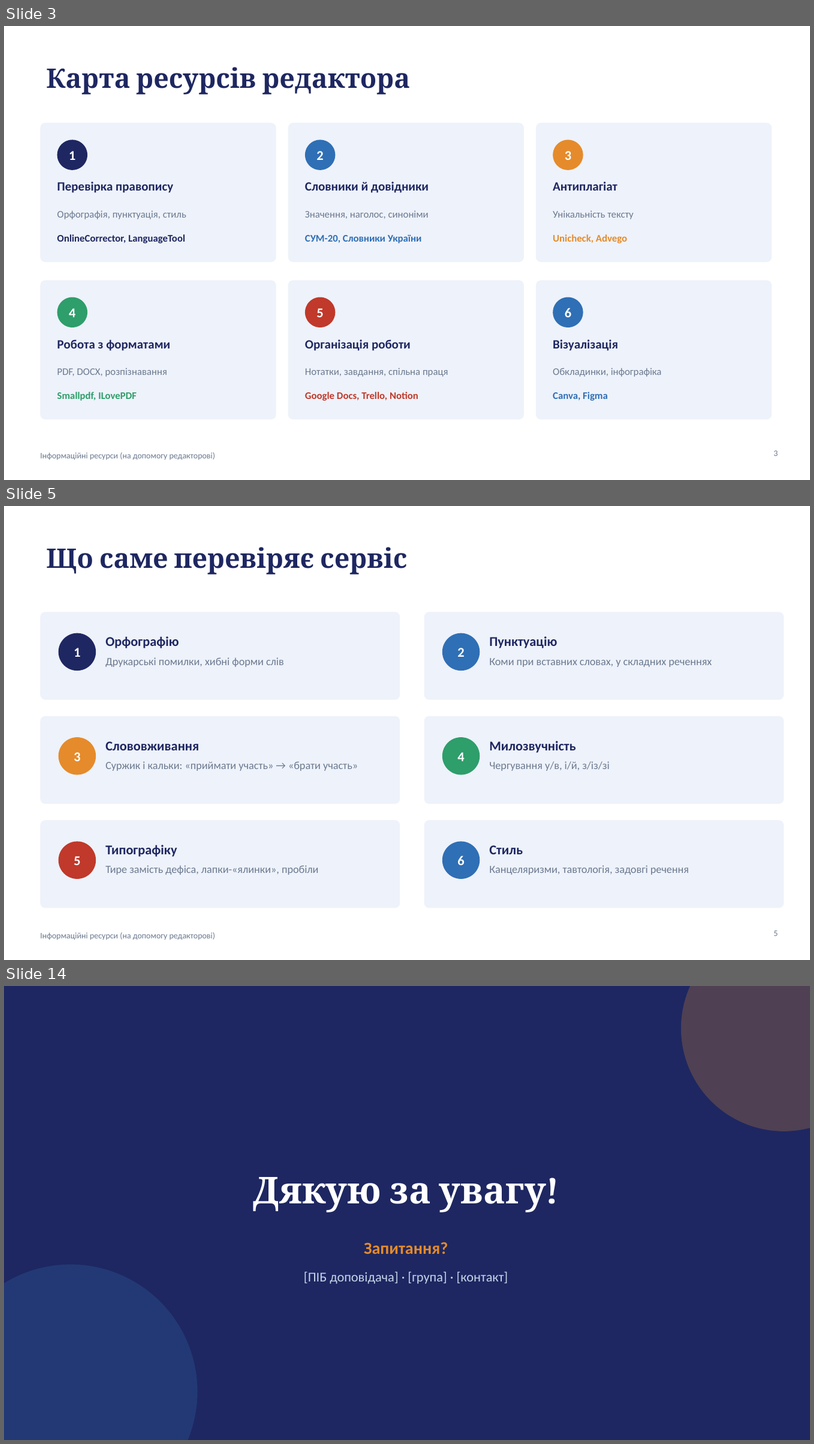
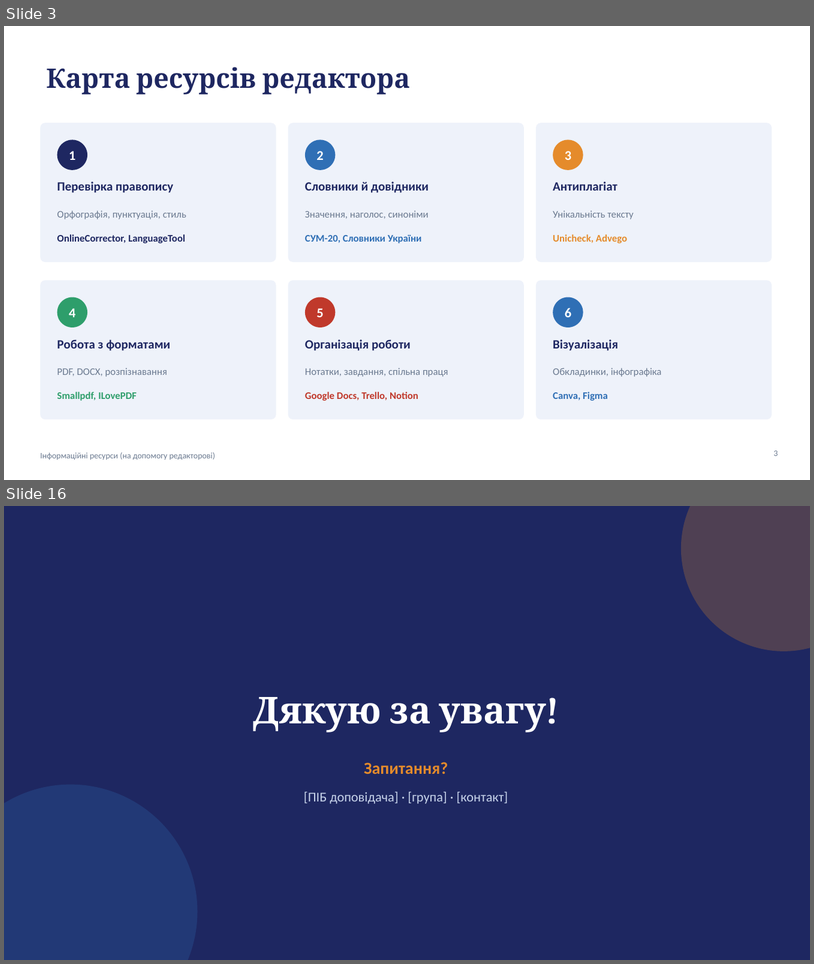
Before and after one commit to anesvidomin/VR, a slide deck: Informatsiini-resursy-OnlineCorrector.pptx. Shown one above the other, each under a label of ours: slides 3, 5 and 14 before the commit, slides 3 and 16 after it; the slides between them are not shown. The pictures are 814x1444 and 814x964 pixels, drawn with LibreOffice and Linux fonts; fonts in the diff are those of the drawing. Boxes give left, top, right and bottom in pixels: in the first picture for what was removed or moved away, otherwise in the second. Text is boxed around its words. In the diff, an @@ line names an element or a change of style, - is before the commit and + after.

```diff
--- a/Informatsiini-resursy-OnlineCorrector.pptx
+++ b/Informatsiini-resursy-OnlineCorrector.pptx
@@ slide 5 removed at (x1=4, y1=506, x2=810, y2=960), background #FFFFFF; not listed: 1 template element that a slide beside it also shows @@
@@ title removed at (x1=46, y1=547, x2=407, y2=574) @@
-Що саме перевіряє сервіс
@@ rounded rectangle removed at (x1=40, y1=612, x2=400, y2=700) @@
@@ rounded rectangle removed at (x1=425, y1=612, x2=785, y2=700) @@
@@ ellipse removed at (x1=59, y1=633, x2=96, y2=670) @@
@@ text removed at (x1=74, y1=648, x2=80, y2=657) @@
-1
@@ text removed at (x1=105, y1=636, x2=179, y2=648) @@
-Орфографію
@@ ellipse removed at (x1=443, y1=633, x2=480, y2=670) @@
@@ text removed at (x1=458, y1=648, x2=464, y2=657) @@
-2
@@ text removed at (x1=489, y1=636, x2=557, y2=648) @@
-Пунктуацію
@@ text removed at (x1=105, y1=657, x2=284, y2=667) @@
-Друкарські помилки, хибні форми слів
@@ text removed at (x1=489, y1=658, x2=712, y2=667) @@
-Коми при вставних словах, у складних реченнях
@@ rounded rectangle removed at (x1=40, y1=716, x2=400, y2=804) @@
@@ rounded rectangle removed at (x1=425, y1=716, x2=785, y2=804) @@
@@ ellipse removed at (x1=59, y1=737, x2=96, y2=775) @@
@@ ellipse removed at (x1=443, y1=737, x2=480, y2=775) @@
@@ text removed at (x1=74, y1=752, x2=80, y2=761) @@
-3
@@ text removed at (x1=105, y1=741, x2=199, y2=750) @@
-Слововживання
@@ text removed at (x1=458, y1=752, x2=464, y2=761) @@
-4
@@ text removed at (x1=489, y1=741, x2=576, y2=753) @@
-Милозвучність
@@ text removed at (x1=105, y1=761, x2=358, y2=771) @@
-Суржик і кальки: «приймати участь» → «брати участь»
@@ text removed at (x1=489, y1=761, x2=609, y2=771) @@
-Чергування у/в, і/й, з/із/зі
@@ rounded rectangle removed at (x1=40, y1=820, x2=400, y2=907) @@
@@ rounded rectangle removed at (x1=425, y1=820, x2=785, y2=907) @@
@@ ellipse removed at (x1=59, y1=841, x2=96, y2=879) @@
@@ text removed at (x1=105, y1=844, x2=177, y2=856) @@
-Типографіку
@@ ellipse removed at (x1=443, y1=841, x2=480, y2=879) @@
@@ text removed at (x1=489, y1=845, x2=523, y2=854) @@
-Стиль
@@ text removed at (x1=74, y1=856, x2=80, y2=865) @@
-5
@@ text removed at (x1=105, y1=865, x2=318, y2=874) @@
-Тире замість дефіса, лапки-«ялинки», пробіли
@@ text removed at (x1=458, y1=855, x2=464, y2=865) @@
-6
@@ text removed at (x1=489, y1=865, x2=689, y2=874) @@
-Канцеляризми, тавтологія, задовгі речення
@@ page number removed at (x1=774, y1=930, x2=778, y2=936) @@
-5
@@ what was slide 14 is now slide 16 @@
```
Also in this commit, not shown: 8 slides changed, 4 slides added, 1 other slide removed.
